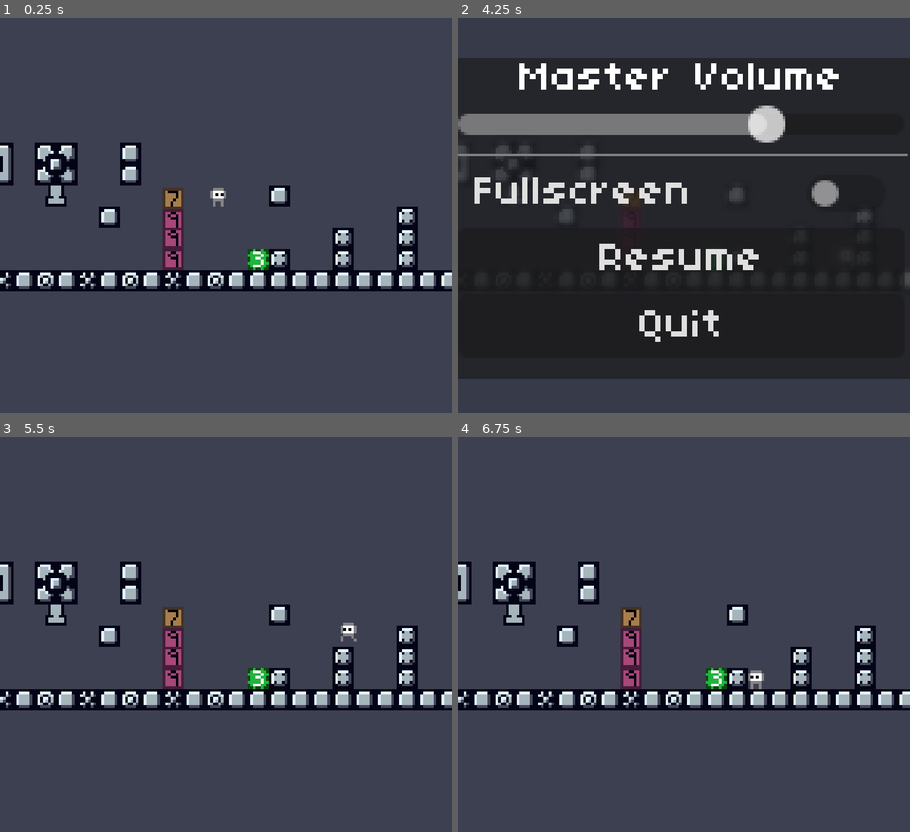
Above: before the commit, frames 1-4 (two rows, left to right).
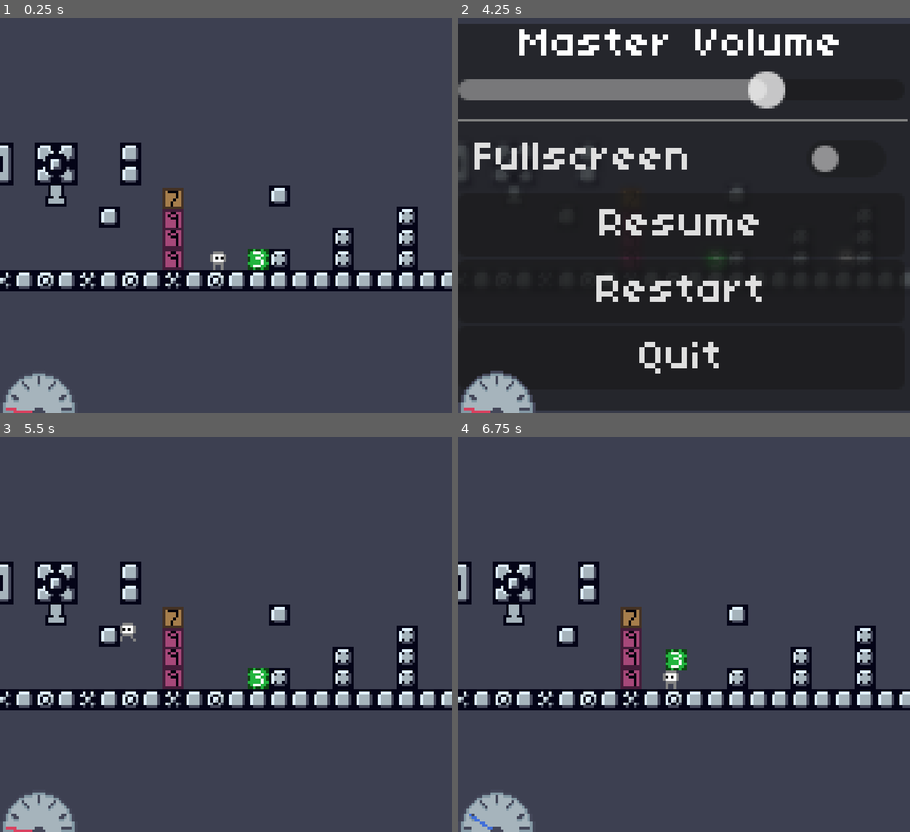
Above: after the commit, the same moments.

Repository: frznc/This-Weigh-Up
Game: Godot game, scene res://scenes/world.tscn
The game is run twice, just before and just after one commit, with the same random seed, the same clock (stepped at 60 frames per second) and the same inputs.
Inputs (mouse positions are in pixels of both pictures, inside the frame that each line leads up to):
- Up to frame 1 (0.25 s): no input
- Up to frame 2 (4.25 s): hold D (right) 0.53-2.03 s; tap Q (drop) at 0.6, 2.1, 3.6 s; tap Space (jump) at 0.77, 1.52, 3.02, 3.77 s; tap E (pickup) at 1.35, 2.85 s; hold A (left) 2.03-2.78 s; tap Enter at 2.75 s; hold D (right) from 2.78 s (still down); tap Escape (pause) at 4.15 s
- Up to frame 3 (5.5 s): release D (right) at 4.25 s; click (221, 709) at 4.25 s, where only the run after the commit has a clickable "Restart"; tap R (restart, bound only after the commit) at 5 s; hold A (left) from 5.03 s (still down); tap E (pickup) at 5.1 s; tap Space (jump) at 5.27 s
- Up to frame 4 (6.75 s): tap R (restart, bound only after the commit) at 5.65 s; release A (left) at 5.78 s; hold D (right) 5.78-6.53 s; tap Q (drop) at 5.85 s; hold A (left) from 6.53 s (still down); tap E (pickup) at 6.6 s

The runs differ from the first frame. In frame 1, 1.4% of the frame differs, in the area x 0-50%, y 43-100%; in frame 2, 33%, in the area x 0-100%, y 1-100%; in frame 3, 1.4%; in frame 4, 1.9%.

Commit message:
Restart
level restart after death, restart by pressing R or in pause menu

Diff:
--- a/project.godot
+++ b/project.godot
@@ -71,6 +71,11 @@
 "events": [Object(InputEventKey,"resource_local_to_scene":false,"resource_name":"","device":-1,"window_id":0,"alt_press …(195 unchanged characters)…
 ]
 }
+restart={
+"deadzone": 0.5,
+"events": [Object(InputEventKey,"resource_local_to_scene":false,"resource_name":"","device":-1,"window_id":0,"alt_pressed":false,"shift_pressed":false,"ctrl_pressed":false,"meta_pressed":false,"pressed":false,"keycode":0,"physical_keycode":82,"key_label":0,"unicode":114,"location":0,"echo":false,"script":null)
+]
+}
 
 [rendering]
 
--- a/scenes/pause.tscn
+++ b/scenes/pause.tscn
@@ -12,7 +12,6 @@
 
 [node name="Pause" type="ColorRect"]
 process_mode = 3
-visible = false
 material = SubResource("ShaderMaterial_jgkdy")
 offset_right = 256.0
 offset_bottom = 224.0
@@ -68,6 +67,11 @@
 theme_override_fonts/font = ExtResource("3_yu01e")
 text = "Resume"
 
+[node name="Restart" type="Button" parent="CenterContainer/PanelContainer/MarginContainer/VBoxContainer"]
+layout_mode = 2
+theme_override_fonts/font = ExtResource("3_yu01e")
+text = "Restart"
+
 [node name="Quit" type="Button" parent="CenterContainer/PanelContainer/MarginContainer/VBoxContainer"]
 layout_mode = 2
 theme_override_fonts/font = ExtResource("3_yu01e")
--- a/scenes/ui.tscn
+++ b/scenes/ui.tscn
@@ -11,23 +11,23 @@
 script = ExtResource("1_414ba")
 
 [node name="Scale" type="Sprite2D" parent="."]
-position = Vector2(17, 216)
+position = Vector2(16, 141)
 texture = ExtResource("1_8eeim")
 
 [node name="Dial" type="Sprite2D" parent="."]
-position = Vector2(16, 224)
+position = Vector2(15, 149)
 rotation = 3.14159
 texture = ExtResource("3_hvqsq")
 centered = false
 
 [node name="Negative Dial" type="Sprite2D" parent="."]
-position = Vector2(16, 224)
+position = Vector2(15, 149)
 rotation = -3.14159
 texture = ExtResource("4_x5rj5")
 centered = false
 
 [node name="Bump" type="Sprite2D" parent="."]
-position = Vector2(17, 216)
+position = Vector2(16, 141)
 texture = ExtResource("4_lqt71")
 
 [node name="Label" type="Label" parent="."]
--- a/scenes/world.tscn
+++ b/scenes/world.tscn
@@ -8,7 +8,7 @@
 [node name="World" type="Node2D"]
 
 [node name="player" parent="." instance=ExtResource("1_swnbm")]
-position = Vector2(-3.74999, -57.5)
+position = Vector2(-4, -5)
 
 [node name="tilemap1" type="TileMapLayer" parent="."]
 use_parent_material = true
--- a/scripts/Global.gd
+++ b/scripts/Global.gd
@@ -5,3 +5,14 @@
 
 var held_weights = [] # Array containing the weights the player is holding
 var nearby_weights = [] # List of weights within pickup range. Used in avoiding picking up multiple at once.
+
+func restart_level():
+	reset_globals()
+	get_tree().paused = false
+	get_tree().reload_current_scene()
+
+func reset_globals():
+	weight = 0
+	heaviness = 0
+	held_weights = []
+	nearby_weights = []
--- a/scripts/pause.gd
+++ b/scripts/pause.gd
@@ -1,8 +1,9 @@
 extends ColorRect
 
-@onready var quit_button: Button = $CenterContainer/PanelContainer/MarginContainer/VBoxContainer/Quit
-@onready var resume_button: Button = $CenterContainer/PanelContainer/MarginContainer/VBoxContainer/Resume
-@onready var fullscreen_button: CheckButton = $CenterContainer/PanelContainer/MarginContainer/VBoxContainer/Fullscreen
+@onready var quit_button : Button = $CenterContainer/PanelContainer/MarginContainer/VBoxContainer/Quit
+@onready var resume_button : Button = $CenterContainer/PanelContainer/MarginContainer/VBoxContainer/Resume
+@onready var restart_button : Button = $CenterContainer/PanelContainer/MarginContainer/VBoxContainer/Restart
+@onready var fullscreen_button : CheckButton = $CenterContainer/PanelContainer/MarginContainer/VBoxContainer/Fullscreen
 @onready var volume_slider = $CenterContainer/PanelContainer/MarginContainer/VBoxContainer/Volume
 @onready var player = get_parent()
 
@@ -10,6 +11,7 @@
 	visible = false
 
 	resume_button.pressed.connect(unpause)
+	restart_button.pressed.connect(Global.restart_level)
 	quit_button.pressed.connect(get_tree().quit)
 
 	## set values to defaults from options.gd
--- a/scripts/player.gd
+++ b/scripts/player.gd
@@ -9,6 +9,8 @@
 
 var death_time = 1
 var too_heavy = false
+
+var restart_time = 1
 
 var jumping = false
 var coyote_time = 0.06
@@ -34,7 +36,6 @@
 	sprite.play(str(get_player_state())) # Get current state from get_player_state then play the anim
 	# flip sprite based on dir
 
-
 	## Drop weights
 	if Input.is_action_just_pressed("drop") and Global.held_weights != [] and Global.weight <= 20:
 		var top_weight_pos = Global.held_weights.size() - 1 # Get the position of the top weight
@@ -51,6 +52,9 @@
 		get_parent().add_child(instance) # Add Global.weight to world
 		#refresh_collisionshape()
 
+	# Restart Level
+	if Input.is_action_just_pressed("restart"):
+		Global.restart_level()
 
 	debug()
 	move_and_slide()
@@ -65,6 +69,8 @@
 	else:
 		jump_available = true
 		jumping = false
+
+
 func run_movement(delta):
 	# Jumping
 	if Input.is_action_pressed("jump") and jump_available:
@@ -108,16 +114,20 @@
 		Global.weight = 21 # Kinda silly but this is done so the dial in the UI doesnt look weird
 		get_tree().create_timer(death_time).timeout.connect(die)
 
+
 func die():
 	Global.heaviness = 7
 	sprite.visible = false
 	particle_crushed.emitting = true
+	get_tree().create_timer(restart_time).timeout.connect(Global.restart_level)
+
 
 func add_to_weightstack(weight): # Called when picking up a weight. Creates the visual
 	var instance = weightstack_obj.instantiate()
 	instance.weight_value = weight
 	instance.id = Global.held_weights.size() # if weights ID is larger than the size of the stack array, it shouldnt exist!
 	get_parent().add_child(instance)
+
 
 func get_player_state():
 	if too_heavy == true:
@@ -128,6 +138,7 @@
 		return "walk"
 	return "idle"
 
+
 func debug(): # Debug
 	if Input.is_action_just_pressed("f1"):
 		$camera/CanvasLayer.visible = !$camera/CanvasLayer.visible
